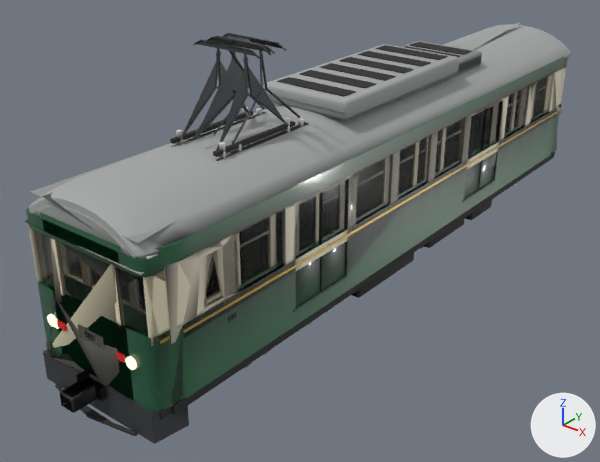
The glTF model web/assets/vehicles/trains.glb, before and after one commit.
Both versions are drawn from a 50 mm lens placed at (8.01, -11.87, 7.58), pointed at (-0.41, -1.34, 1.05). Lighting does not change. The marker at lower right points along +X, +Y and +Z. The first picture is the older version. Vertices at exactly the same position are counted once.

Objects in the first picture: 'Enoden_1000', 'Enoden_1000_LOD1', 'Enoden_300', 'Enoden_300_LOD1', 'Enoden_500', 'Enoden_500_LOD1'.
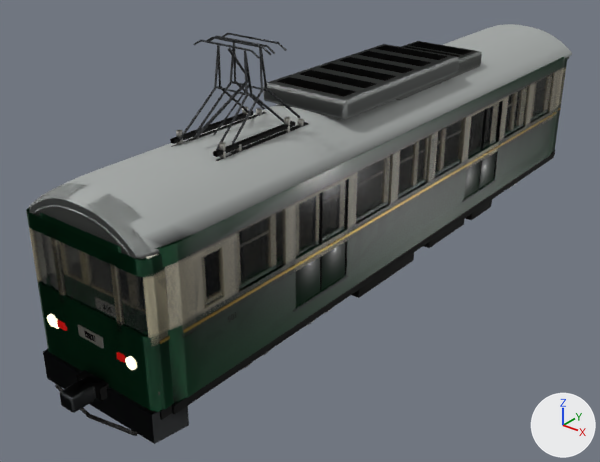
Commit message: Kamakura's film: thirty seconds of the Enoden passing the Kamakurakokomae crossing at golden hour

Patch to the scene script:
```diff
--- a/web/assets/vehicles/trains.glb.py
+++ b/web/assets/vehicles/trains.glb.py
@@ me_enoden_300_mesh_001 @@
-me_enoden_300_mesh_001.from_pydata(...)  # 1727 vertices, 2156 faces; spans x -1.21..1.21, y -6.49..6.23, z -0.03..4.87
+me_enoden_300_mesh_001.from_pydata(...)  # 4536 vertices, 8349 faces; spans x -1.21..1.21, y -6.5..6.24, z 0.0..4.87
+# me_enoden_300_mesh_001 part 1: 58 vertices moved within x -1.21..1.21, y -6.0..5.41, z 1.12..4.18; 403 vertices removed from x -1.21..1.21, y -6.49..6.23, z 0.61..4.86; 3032 vertices added at x -1.21..1.21, y -6.5..6.24, z 0.28..4.87
+# other edits to the shape of me_enoden_300_mesh_001 do not show in these pictures
 me_enoden_300_mesh_001.materials.append(mat_body_300)
-me_enoden_300_mesh_001.materials.append(mat_lining)
 me_enoden_300_mesh_001.materials.append(mat_rubber)
@@ me_enoden_300_mesh_001 @@
 me_enoden_300_mesh_001.materials.append(mat_roof_300)
-me_enoden_300_mesh_001.materials.append(mat_light_cabin)
 me_enoden_300_mesh_001.materials.append(mat_board)
@@ me_enoden_300_mesh_001 @@
 me_enoden_300_mesh_001.materials.append(mat_tyre)
-me_enoden_300_mesh_001.materials.append(mat_floor)
-me_enoden_300_mesh_001.materials.append(mat_seat)
-me_enoden_300_mesh_001.materials.append(mat_rail)
 me_enoden_300_mesh_001.materials.append(mat_glass)
@@ me_enoden_500_mesh_001 @@
-me_enoden_500_mesh_001.from_pydata(...)  # 1373 vertices, 2109 faces; spans x -1.26..1.26, y -6.92..6.42, z -0.08..4.87
+me_enoden_500_mesh_001.from_pydata(...)  # 3800 vertices, 7041 faces; spans x -1.26..1.26, y -6.82..6.56, z 0.0..4.87
+# me_enoden_500_mesh_001 part 2: a new loose piece, a box spanning x -0.25..0.25, y -6.44..-5.94, z 0.64..0.84, in mat_under
+# me_enoden_500_mesh_001 part 3: the loose piece of 3 vertices spanning x -0.62..0.61, y -3.51, z 4.79..4.87 is rebuilt with 24 vertices and now spans x -0.63..0.63, y -3.52..-3.5, z 4.77..4.87
+# me_enoden_500_mesh_001 part 4: 211 loose pieces with 633 vertices, spanning x -1.26..1.26, y -6.92..6.42, z -0.08..4.66, are deleted
+# me_enoden_500_mesh_001 part 5: 30 vertices moved within x -1.26..1.26, y -6.31..2.94, z 1.09..1.9; 398 vertices removed from x -1.26..1.26, y -6.37..6.41, z 0.43..4.81; 3096 vertices added at x -1.26..1.26, y -6.82..6.56, z 0.0..4.87
+# other edits to the shape of me_enoden_500_mesh_001 do not show in these pictures
 me_enoden_500_mesh_001.materials.append(mat_body_500)
-me_enoden_500_mesh_001.materials.append(mat_lining)
 me_enoden_500_mesh_001.materials.append(mat_rubber)
@@ me_enoden_500_mesh_001 @@
 me_enoden_500_mesh_001.materials.append(mat_roof_500)
-me_enoden_500_mesh_001.materials.append(mat_light_cabin)
 me_enoden_500_mesh_001.materials.append(mat_board)
@@ me_enoden_500_mesh_001 @@
 me_enoden_500_mesh_001.materials.append(mat_tyre)
-me_enoden_500_mesh_001.materials.append(mat_floor)
-me_enoden_500_mesh_001.materials.append(mat_seat)
 me_enoden_500_mesh_001.materials.append(mat_band_500)
+me_enoden_500_mesh_001.materials.append(mat_glass)
@@ me_enoden_1000_mesh_001 @@
-me_enoden_1000_mesh_001.from_pydata(...)  # 1435 vertices, 2307 faces; spans x -1.21..1.21, y -6.92..6.42, z -0.08..4.87
+me_enoden_1000_mesh_001.from_pydata(...)  # 3700 vertices, 6881 faces; spans x -1.21..1.21, y -6.82..6.56, z 0.0..4.87
+# me_enoden_1000_mesh_001 part 6: the loose piece of 3 vertices spanning x -0.61..0.62, y -3.51, z 4.79..4.87 is rebuilt with 24 vertices and now spans x -0.63..0.63, y -3.52..-3.5, z 4.77..4.87
+# me_enoden_1000_mesh_001 part 7: 211 loose pieces with 633 vertices, spanning x -1.2..1.21, y -6.92..6.42, z -0.08..3.68, are deleted
+# me_enoden_1000_mesh_001 part 8: 34 vertices moved within x -1.21..1.21, y -6.32..2.64, z 1.09..4.17; 438 vertices removed from x -1.21..1.21, y -6.36..6.38, z 0.35..4.81; 3007 vertices added at x -1.21..1.21, y -6.82..6.56, z 0.0..4.87
+# other edits to the shape of me_enoden_1000_mesh_001 do not show in these pictures
 me_enoden_1000_mesh_001.materials.append(mat_body_1000)
-me_enoden_1000_mesh_001.materials.append(mat_lining)
 me_enoden_1000_mesh_001.materials.append(mat_rubber)
@@ me_enoden_1000_mesh_001 @@
 me_enoden_1000_mesh_001.materials.append(mat_roof_1000)
-me_enoden_1000_mesh_001.materials.append(mat_light_cabin)
 me_enoden_1000_mesh_001.materials.append(mat_board)
@@ me_enoden_1000_mesh_001 @@
 me_enoden_1000_mesh_001.materials.append(mat_tyre)
-me_enoden_1000_mesh_001.materials.append(mat_floor)
-me_enoden_1000_mesh_001.materials.append(mat_seat)
 me_enoden_1000_mesh_001.materials.append(mat_band_1000)
+me_enoden_1000_mesh_001.materials.append(mat_glass)
```

Pixel boxes [x1, y1, x2, y2] of what changed, in the pictures (600 x 462 px):
'Enoden_500_LOD1', reshaped: before [25, 21, 568, 408]; after [30, 40, 564, 412]
'Enoden_1000_LOD1', reshaped: before [26, 39, 568, 436]; after [27, 58, 566, 411]
'Enoden_300_LOD1', reshaped (mostly hidden): before [61, 35, 546, 353]; after [59, 83, 547, 330]
part 1 of me_enoden_300_mesh_001, cut back (mostly hidden): before [61, 35, 546, 312]; after [59, 87, 535, 330]
part 2 of me_enoden_500_mesh_001, added: after [76, 370, 108, 401]
part 3 of me_enoden_500_mesh_001, rebuilt: before [197, 42, 221, 49]; after [205, 40, 251, 50]
part 4 of me_enoden_500_mesh_001, deleted (mostly hidden): before [30, 21, 523, 249]
part 5 of me_enoden_500_mesh_001, cut back: before [25, 57, 568, 408]; after [30, 57, 564, 409]
part 6 of me_enoden_1000_mesh_001, rebuilt (not visible afterwards): before [198, 43, 255, 56]
part 7 of me_enoden_1000_mesh_001, deleted (mostly hidden): before [42, 193, 248, 436]
part 8 of me_enoden_1000_mesh_001, cut back: before [26, 39, 568, 393]; after [27, 58, 566, 411]
